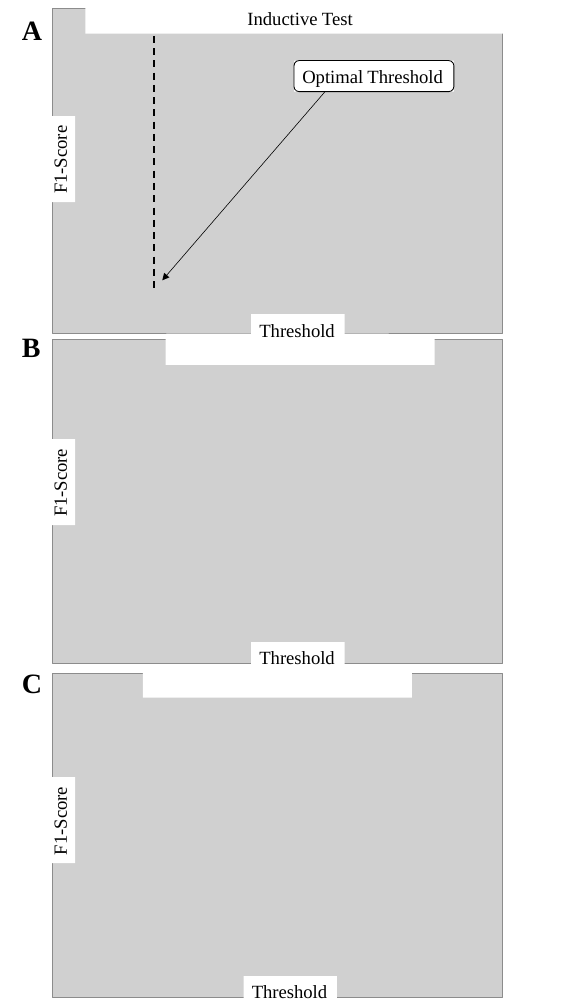
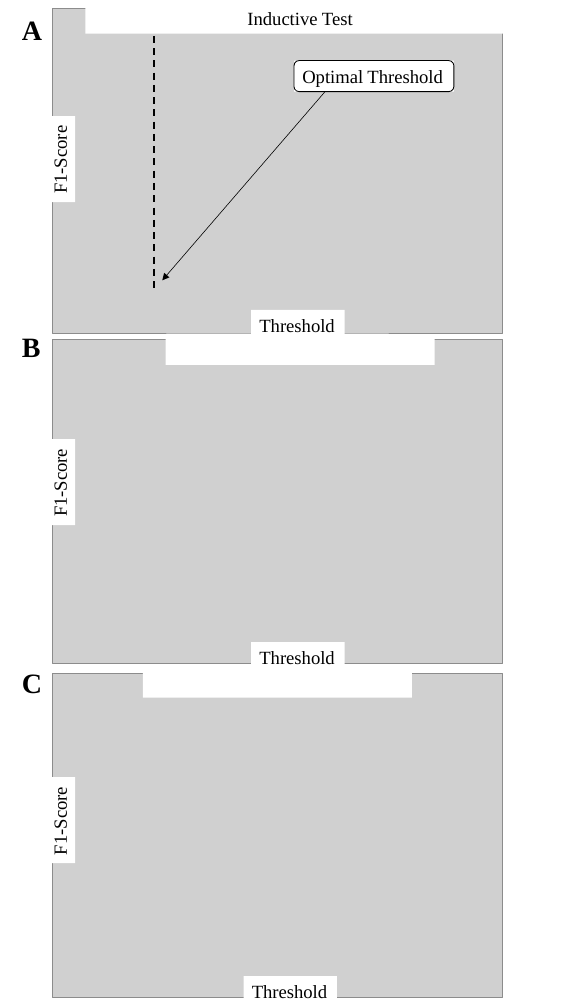
Before and after one commit to Barabasi-Lab/AI-Bind, a slide deck: slide 1 of Images/SI16.pptx. Drawn at 588x1008 pixels with LibreOffice and Linux fonts; fonts in the diff are those of the drawing; grey boxes stand for pictures. Boxes give left, top, right and bottom in pixels: in the first picture for what was removed or moved away, otherwise in the second. Text is boxed around its words. In the diff, an @@ line names an element or a change of style, - is before the commit and + after.

```diff
--- a/Images/SI16.pptx
+++ b/Images/SI16.pptx
@@ rectangle "Threshold": place and size @@
-rectangle "Threshold" at (251,314,344,345)
+rectangle "Threshold" at (251,310,344,341)
```
Also in this commit, not shown: 10 other files.
